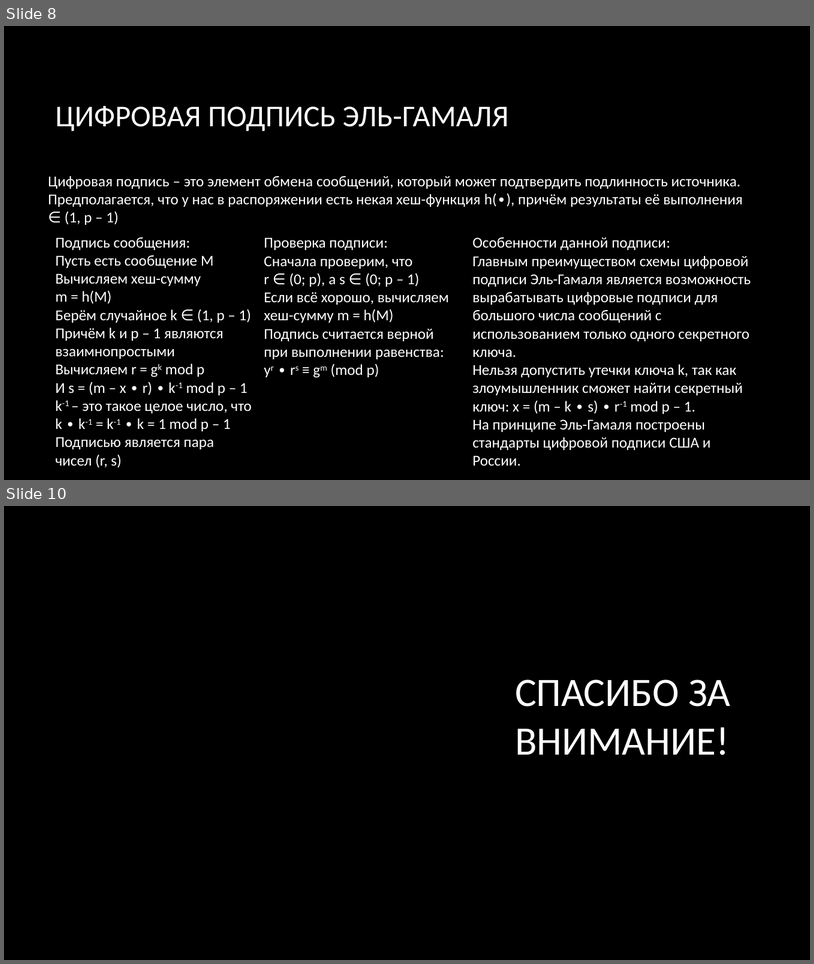
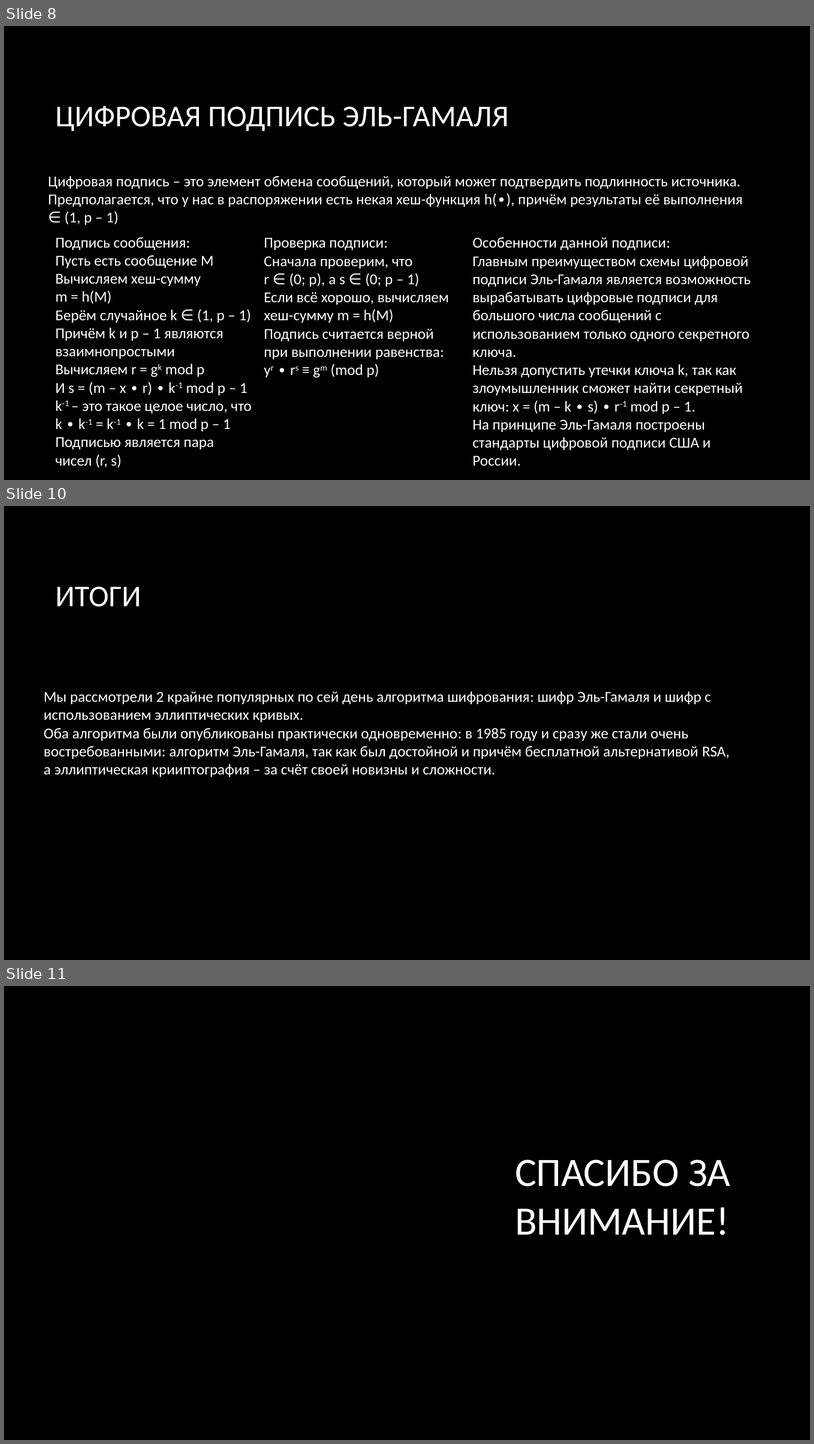
Before and after one commit to olegdayo/TelecommunicationTechnologies, a slide deck: Winter/Project/ElGamal.pptx. Shown one above the other, each under a label of ours: slides 8 and 10 before the commit, slides 8, 10 and 11 after it; the slides between them are not shown. The pictures are 814x964 and 814x1444 pixels, drawn with LibreOffice and Linux fonts; fonts in the diff are those of the drawing; background and template pictures are left out. Boxes give left, top, right and bottom in pixels: in the first picture for what was removed or moved away, otherwise in the second. Text is boxed around its words. In the diff, an @@ line names an element or a change of style, - is before the commit and + after.

```diff
--- a/Winter/Project/ElGamal.pptx
+++ b/Winter/Project/ElGamal.pptx
@@ slide 10 added at (4, 506, 810, 960), background picture (left out) @@
@@ title added at (56, 586, 141, 607), 36 pt, text #FFFFFF @@
+ИТОГИ
@@ text added at (44, 691, 730, 777), 18 pt, text #FFFFFF @@
+Мы рассмотрели 2 крайне популярных по сей день алгоритма шифрования: шифр Эль-Гамаля и шифр с использованием эллиптических кривых.
+Оба алгоритма были опубликованы практически одновременно: в 1985 году и сразу же стали очень востребованными: алгоритм Эль-Гамаля, так как был достойной и причём бесплатной альтернативой RSA, а эллиптическая крииптография – за счёт своей новизны и сложности.
@@ what was slide 10 is now slide 11 @@
```
Also in this commit, not shown: 3 slides changed, 1 other file.
